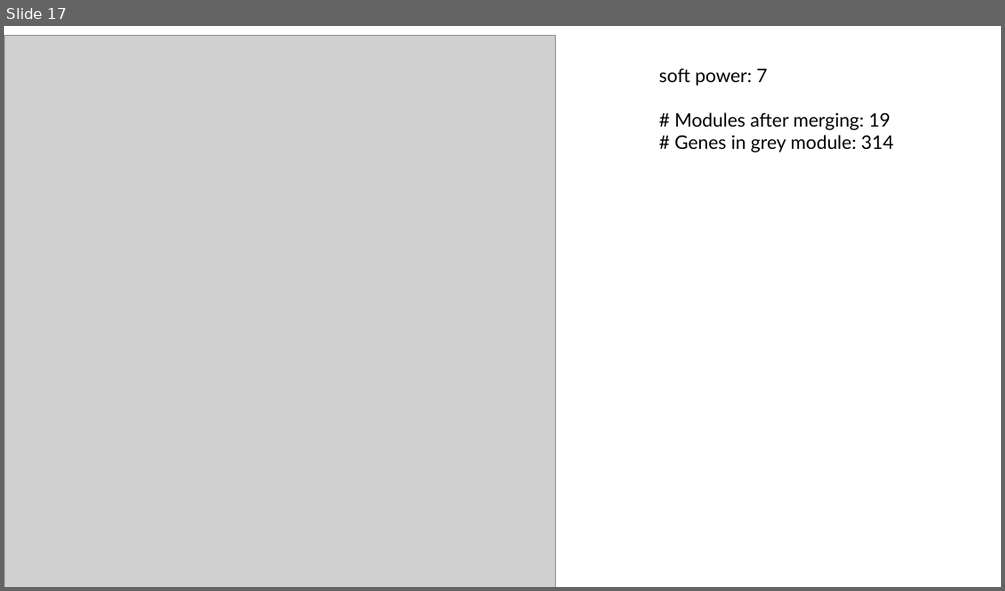
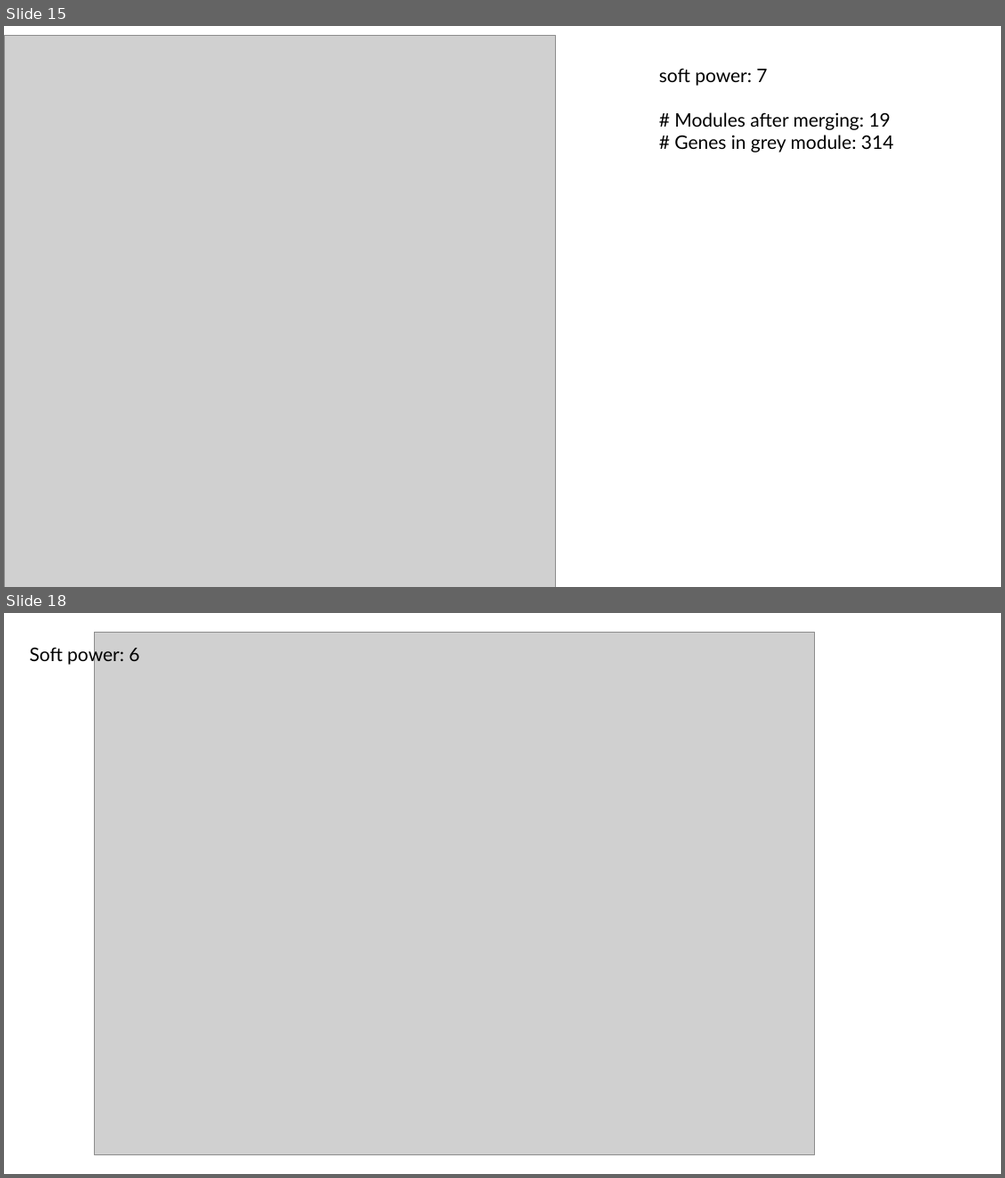
Before and after one commit to luisabender/bioinformatics-bachelor-s-thesis, a slide deck: progress.pptx. Shown one above the other, each under a label of ours: slide 17 before the commit, slides 15 and 18 after it; the slides between them are not shown. The pictures are 1005x591 and 1005x1178 pixels, drawn with LibreOffice and Linux fonts; fonts in the diff are those of the drawing; grey boxes stand for pictures. Boxes give left, top, right and bottom in pixels: in the first picture for what was removed or moved away, otherwise in the second. Text is boxed around its words. In the diff, an @@ line names an element or a change of style, - is before the commit and + after.

```diff
--- a/progress.pptx
+++ b/progress.pptx
@@ slide 18 added at (x1=4, y1=613, x2=1001, y2=1174), background #FFFFFF @@
@@ picture added at (x1=94, y1=633, x2=814, y2=1155) @@
@@ text added at (x1=30, y1=644, x2=139, y2=665), 18 pt, text #000000 @@
+Soft power: 6
@@ what was slide 17 is now slide 15 @@
```
Also in this commit, not shown: 5 slides changed, 9 other slides added, 4 slides removed, 33 other files.
